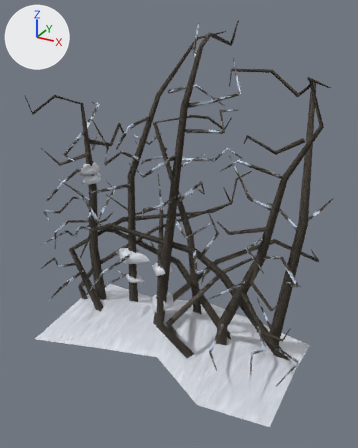
Renders of the glTF model assets/models/forest/hd_thorn3a_far.glb from each side of a commit.
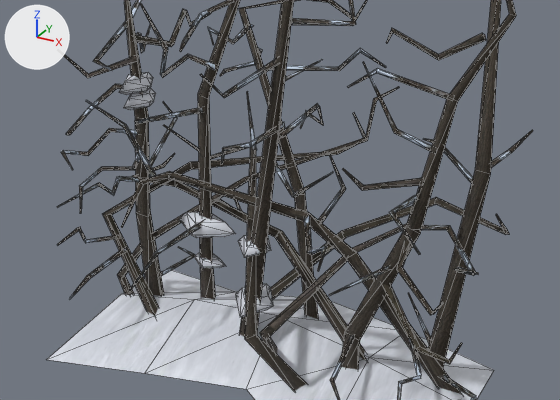
Each version appears first whole from a 50 mm camera at (2.06, -3.7, 3.09) aimed at (0.07, -0.07, 1.27), and next in a close-up on the part from 2% to 98% of the width and 26% to 81% of the height. Every picture has the same lights, and +X, +Y and +Z are marked at upper left. The older version's two pictures come first. The close-ups show mesh edges as thin lines. Vertices at exactly the same position are counted once.

Objects in the first close-up: 'hd_thorn3a_far'.
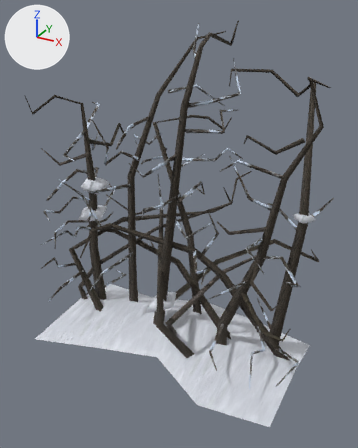
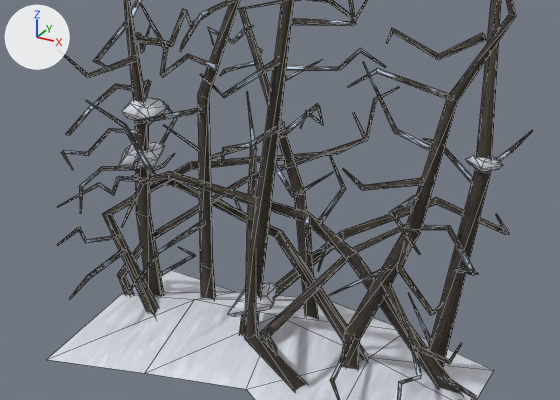
Location of each change, (x1, y1, x2, y2) in pixels of the close-ups (560 x 400 px; the box of a moved part takes in the faces that stretch with it):
part 1 of me_hd_thorn3a_far, added
    after: (119, 143, 165, 168)
part 2 of me_hd_thorn3a_far, added
    after: (122, 97, 168, 125)
part 3 of me_hd_thorn3a_far, added
    after: (465, 155, 503, 172)
part 4 of me_hd_thorn3a_far, deleted
    before: (238, 235, 271, 257)
part 5 of me_hd_thorn3a_far, deleted
    before: (194, 253, 226, 268)
part 6 of me_hd_thorn3a_far, deleted
    before: (119, 72, 153, 95)
part 7 of me_hd_thorn3a_far, deleted
    before: (179, 212, 235, 238)
part 8 of me_hd_thorn3a_far, moved or reshaped
    before: (235, 284, 273, 317)
    after: (228, 283, 278, 316)
part 9 of me_hd_thorn3a_far, deleted
    before: (123, 88, 156, 110)

The change, as a diff of the scene's bpy script:
```diff
--- a/assets/models/forest/hd_thorn3a_far.glb.py
+++ b/assets/models/forest/hd_thorn3a_far.glb.py
@@ me_hd_thorn3a_far @@
 # verts and faces of me_hd_thorn3a_far; kept vertices keep their numbers, new ones are numbered from 880
-me_hd_thorn3a_far.from_pydata(...)  # 880 vertices, 1318 faces; spans x -1.39..1.33, y -0.76..0.73, z -0.03..2.99
+me_hd_thorn3a_far.from_pydata(...)  # 854 vertices, 1278 faces; spans x -1.39..1.33, y -0.76..0.73, z -0.03..2.99
+# me_hd_thorn3a_far part 1: a new loose piece of 13 vertices spanning x -1.15..-0.86, y -0.18..0.22, z 1.09..1.21, in mat_m_hd_thorn3a_far
+# me_hd_thorn3a_far part 2: a new loose piece of 13 vertices spanning x -1.08..-0.76, y -0.16..0.11, z 1.43..1.54, in mat_m_hd_thorn3a_far
+# me_hd_thorn3a_far part 3: a new loose piece of 13 vertices spanning x 1.04..1.23, y 0.07..0.23, z 1.44..1.51, in mat_m_hd_thorn3a_far
+# me_hd_thorn3a_far part 4: the loose piece of 13 vertices spanning x -0.17..0.05, y -0.31..-0.03, z 0.79..0.89 is deleted
+# me_hd_thorn3a_far part 5: the loose piece of 13 vertices spanning x -0.71..-0.46, y 0.05..0.21, z 0.39..0.47 is deleted
+# me_hd_thorn3a_far part 6: the loose piece of 13 vertices spanning x -1.04..-0.84, y -0.22..0.11, z 1.6..1.7 is deleted
+# me_hd_thorn3a_far part 7: the loose piece of 13 vertices spanning x -0.77..-0.33, y -0.08..0.17, z 0.68..0.81 is deleted
+# me_hd_thorn3a_far part 8
+verts[787] = (-0.04, -0.2, 0.52)  # moved
+verts[788] = (-0.04, -0.02, 0.5)  # moved, pixel (270, 282)
+verts[789] = (-0.13, -0.12, 0.5)  # moved
+verts[790] = (-0.1, -0.29, 0.5)  # moved, pixel (238, 301)
+verts[791] = (0.02, -0.16, 0.5)  # moved, pixel (266, 295)
+verts[792] = (-0.02, 0.05, 0.46)  # moved, pixel (277, 284)
+verts[793] = (-0.18, -0.11, 0.46)  # moved, pixel (243, 290)
+verts[794] = (-0.12, -0.38, 0.46)  # moved, pixel (227, 314)
+verts[795] = (0.07, -0.17, 0.46)  # moved, pixel (273, 304)
+verts[796] = (-0.03, 0.0, 0.41)  # moved
+verts[797] = (-0.15, -0.12, 0.41)  # moved
+verts[798] = (-0.11, -0.33, 0.41)  # moved, pixel (234, 316)
+verts[799] = (0.04, -0.16, 0.41)  # moved, pixel (269, 309)
+# me_hd_thorn3a_far part 9
+# 13 vertices are removed from x -1.02..-0.83, y -0.2..0.11, z 1.5..1.6
+# 20 faces are deleted
 me_hd_thorn3a_far.materials.append(mat_m_hd_thorn3a_far)
```
